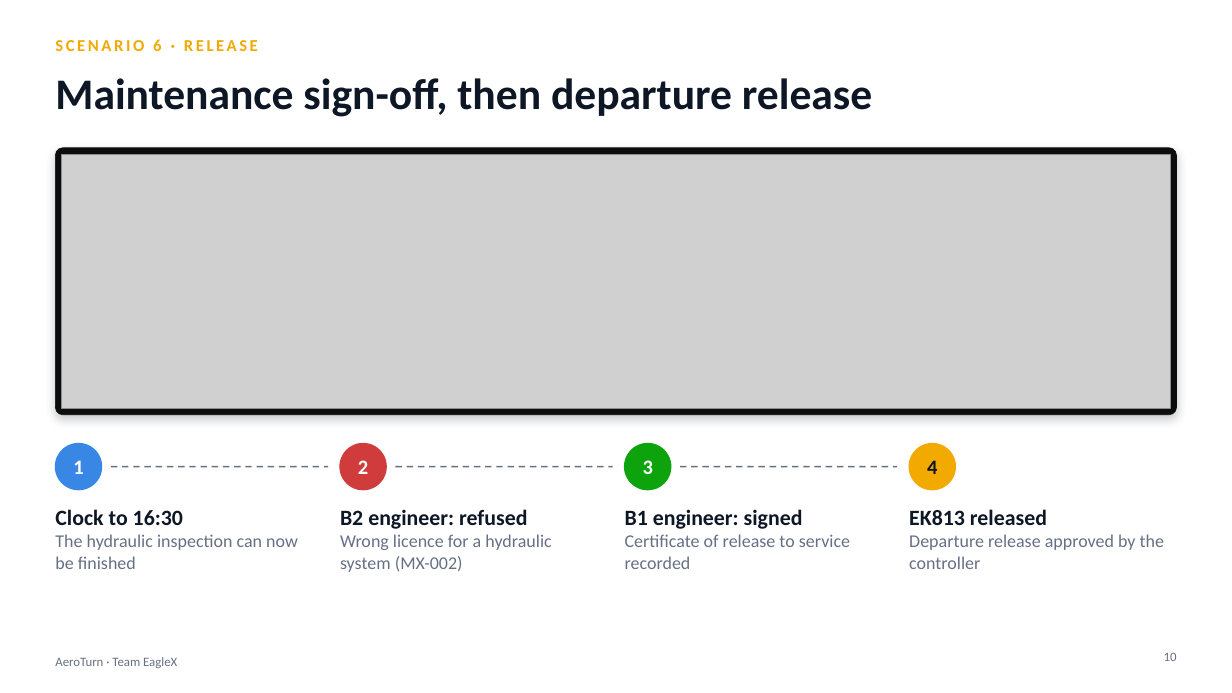
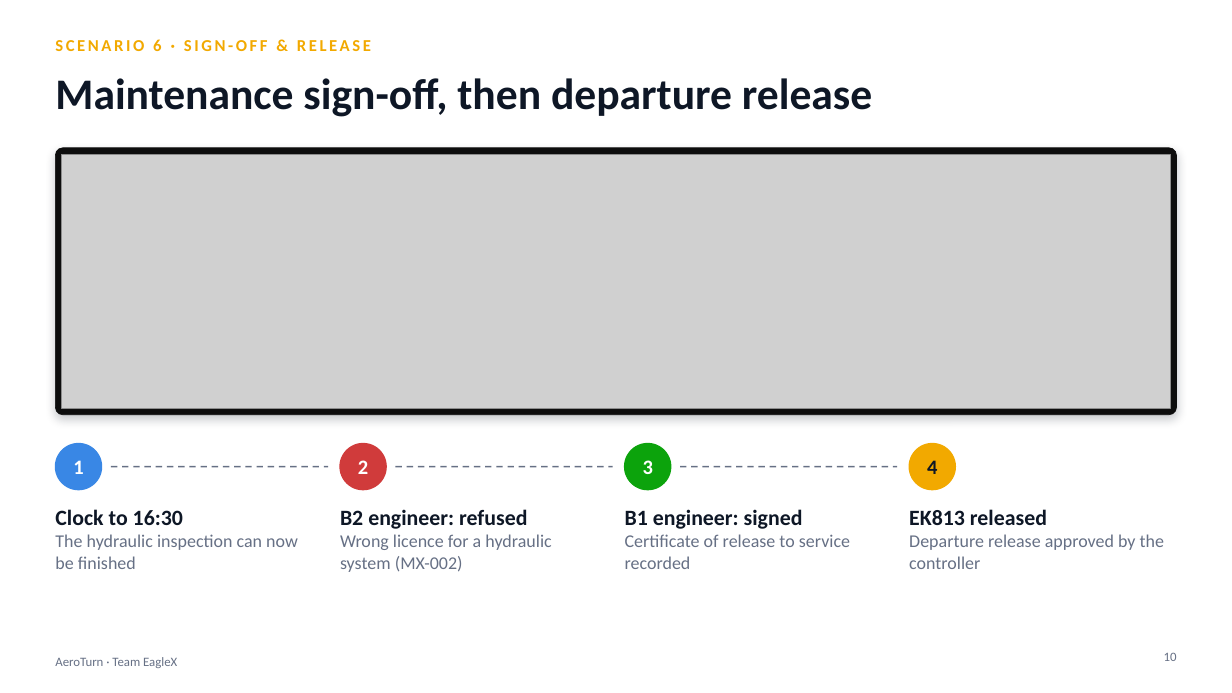
Before and after one commit to RithikhC/EagleX, a slide deck: slide 10 of docs/AeroTurn_Deck.pptx. Drawn at 1232x693 pixels with LibreOffice and Linux fonts; fonts in the diff are those of the drawing; grey boxes stand for pictures. Boxes give left, top, right and bottom in pixels: in the first picture for what was removed or moved away, otherwise in the second. Text is boxed around its words. In the diff, an @@ line names an element or a change of style, - is before the commit and + after.

```diff
--- a/docs/AeroTurn_Deck.pptx
+++ b/docs/AeroTurn_Deck.pptx
@@ text at [55, 39, 371, 51]: text changed @@
-SCENARIO 6 · RELEASE
+SCENARIO 6 · SIGN-OFF & RELEASE
```
Also in this commit, not shown: 8 other slides changed, 42 other files.
